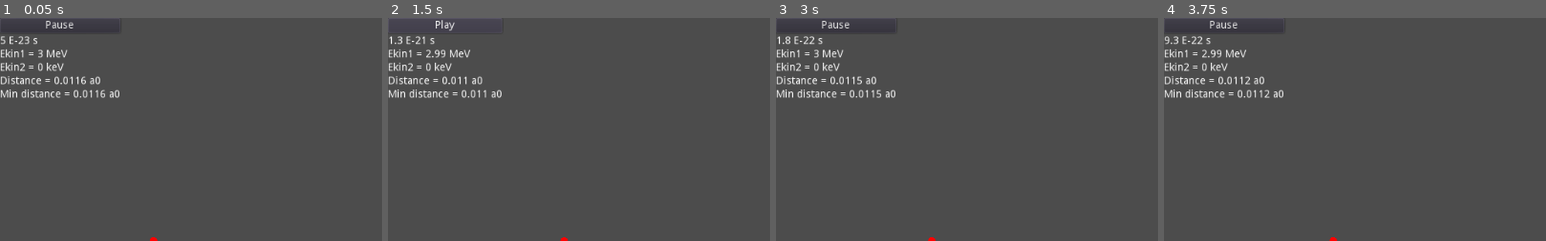
Above: before the commit, frames 1-4 (left to right).
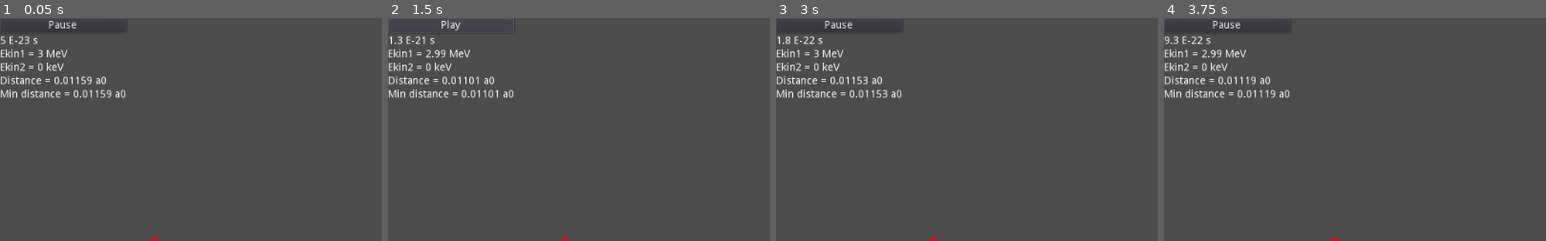
Above: after the commit, the same moments.

Repository: NuclearPhoenixx/Rutherford-Scattering
Game: Godot game, scene res://main.tscn
Same seed, same stepped clock (60 frames per second), same inputs: the game is played once before the commit and once after it.
Inputs:
- Up to frame 1 (0.05 s): no input
- Up to frame 2 (1.5 s): click "Pause" at 1.25 s
- Up to frame 3 (3 s): click "Play" at 2 s; click "RESET" at 2.75 s
- Up to frame 4 (3.75 s): no input
The pictures show only the part of the screen within x 0-50%, y 0-50%; the shares and areas given below are measured in that part.

The runs differ from the first frame. In frame 1, 0.4% of the frame differs, in the area x 12-33%, y 1-36%; in frame 2, 0.4%; in frame 3, 0.4%; in frame 4, 0.5%.

Commit message:
increase distance resolution

Diff:
--- a/src/gui/distance.gd
+++ b/src/gui/distance.gd
@@ -4,4 +4,4 @@
 
 func _process(delta):
 	var dist = (node.p0 - node.p1).length()
-	text = "Distance = " + str(stepify(dist / core.a0,0.0001)) + " a0"
+	text = "Distance = " + str(stepify(dist / core.a0,0.00001)) + " a0"
--- a/src/gui/mindistance.gd
+++ b/src/gui/mindistance.gd
@@ -14,5 +14,5 @@
 	var dist = (node.p0 - node.p1).length()
 
 	if dist < mind or mind == -1:
-		text = "Min distance = " + str(stepify(dist / core.a0,0.0001)) + " a0"
+		text = "Min distance = " + str(stepify(dist / core.a0,0.00001)) + " a0"
 		mind = dist
